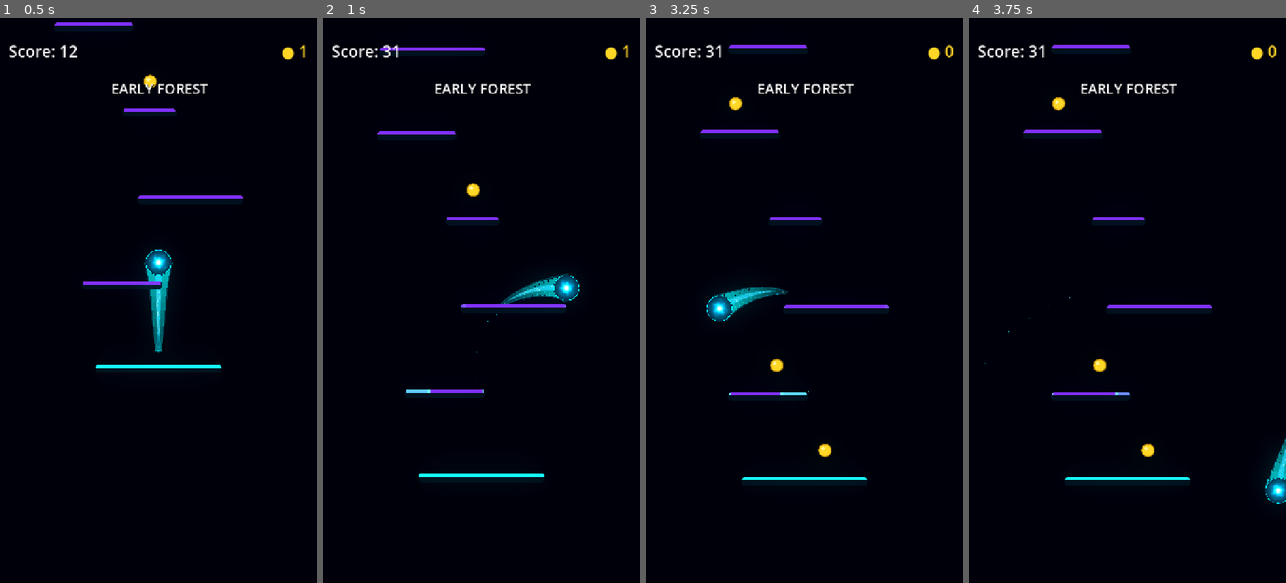
Above: before the commit, frames 1-4 (left to right).
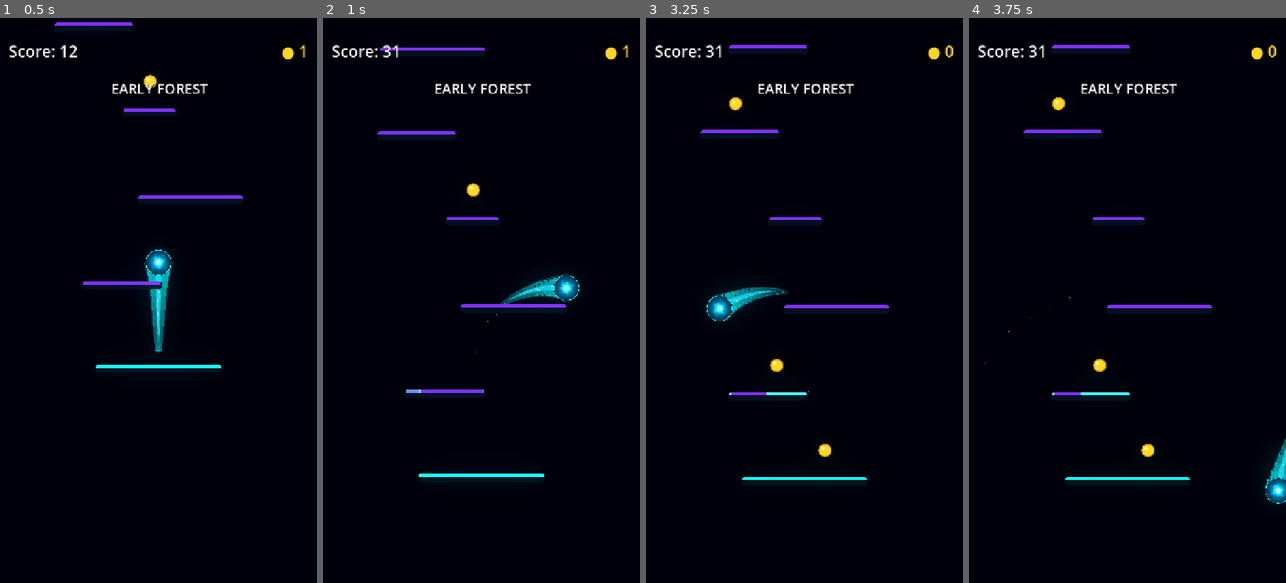
Above: after the commit, the same moments.

Repository: Kryodo/TowerJump
Game: Godot game, scene res://scenes/main.tscn
Two runs of this game, one before a commit and one after it. Both use one fixed random seed, a clock stepped at 60 frames per second and the inputs below.
Inputs (mouse positions are in pixels of both pictures, inside the frame that each line leads up to):
- Up to frame 1 (0.5 s): no input
- Up to frame 2 (1 s): move the mouse to (551, 272) at 0.52 s; hold Right (ui_right) from 0.53 s (still down); click (551, 272) at 0.67 s
- Up to frame 3 (3.25 s): release Right (ui_right) at 1.25 s; drag from (741, 328) to (794, 193) at 1.27 s; click "Nochmal spielen" at 2 s; move the mouse to (836, 176) at 2.77 s; hold Left (ui_left) from 2.78 s (still down)
- Up to frame 4 (3.75 s): release Left (ui_left) at 3.5 s; drag from (1111, 413) to (1032, 215) at 3.52 s

Frame 1 is identical in both runs. In frame 2, less than 0.1% of the frame differs, in the area x 26-77%, y 50-67%; in frame 3, less than 0.1%; in frame 4, less than 0.1%, in the area x 26-51%, y 66-67%.
Error in both runs: Invalid access to property or key 'platform' on a base object of type 'Dictionary'. (res://scripts/platform.gd:258)

Commit message:
Refine landing contact prediction and edge timing

Diff:
--- a/scripts/platform.gd
+++ b/scripts/platform.gd
@@ -340,9 +340,11 @@
 		1.0
 	)
 
-	# Width controls the preferred visual tempo, but the actual landing
-	# deadline still determines the forward playback rate.
+	# Width controls the preferred visual tempo, but difficult edge approaches
+	# get a little more visual runway. This affects only the feedback animation.
+	var edge_factor := clampf(absf(_approach_target_x - 0.5) * 2.0, 0.0, 1.0)
 	var preferred_duration: float = lerpf(1.35, 0.90, width_factor)
+	preferred_duration += lerpf(0.0, 0.22, edge_factor)
 	var preferred_rate: float = 1.0 / preferred_duration
 
 	if not target_confirmed:
@@ -643,14 +645,16 @@
 ) -> Dictionary:
 	var g: float = float(ball.gravity)
 	var vy: float = float(ball.velocity.y)
-	var platform_dy: float = platform.global_position.y - ball.global_position.y
+	var platform_half_height := float(platform.get("height")) * 0.5
+	var contact_y: float = platform.global_position.y - platform_half_height - float(ball.radius)
+	var platform_dy: float = contact_y - ball.global_position.y
 
 	if g <= 0.0 or platform_dy <= 0.0:
 		return {}
 
-	# Solve the ballistic crossing time regardless of whether the ball is
-	# currently rising or falling. During ascent this finds the FUTURE
-	# descending crossing of the platform height.
+	# Solve the ballistic crossing time to the actual visual contact plane:
+	# platform top minus the ball radius. This keeps prediction aligned with
+	# where the ball body can really touch the platform, including edge hits.
 	var discriminant: float = vy * vy + 2.0 * g * platform_dy
 	if discriminant < 0.0:
 		return {}
